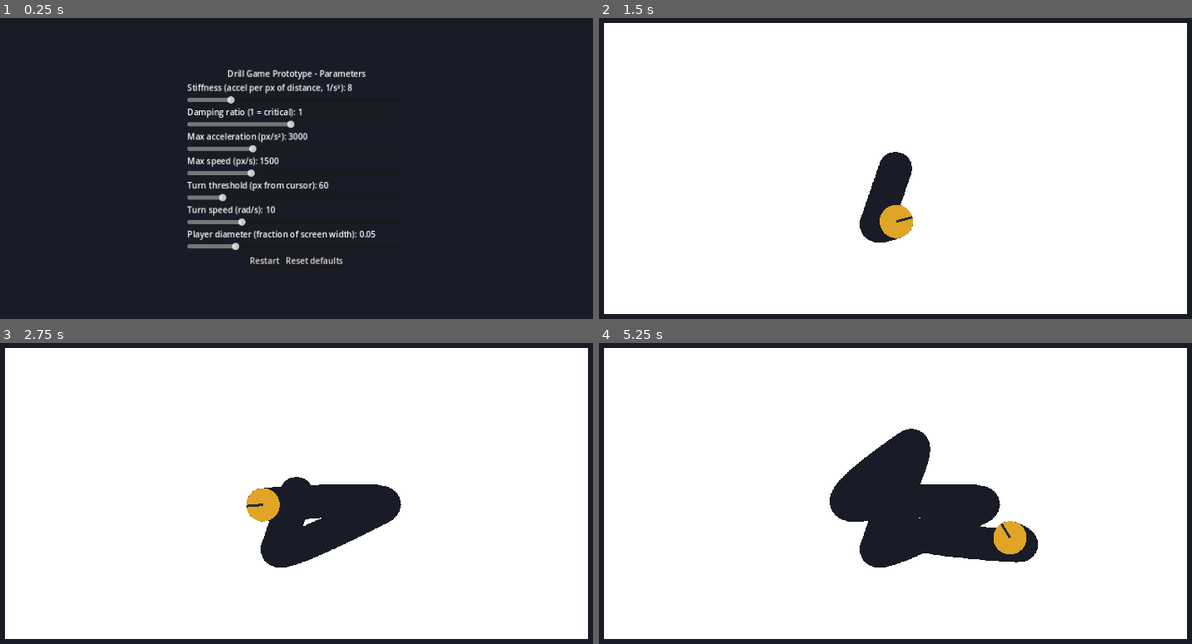
Above: before the commit, frames 1-4 (two rows, left to right).
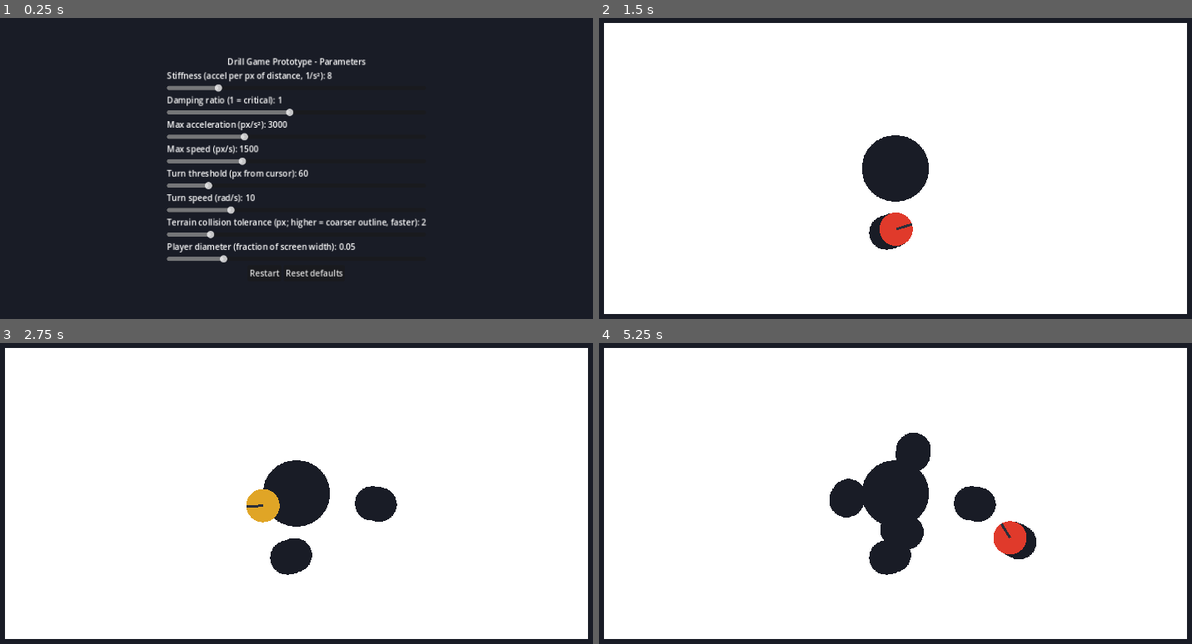
Above: after the commit, the same moments.

Repository: ooooonnnnn/Drill-Game-Prototypes
Game: Godot game, scene res://scenes/menu.tscn
Two runs of this game, one before a commit and one after it. Both use one fixed random seed, a clock stepped at 60 frames per second and the inputs below.
Inputs (mouse positions are in pixels of both pictures, inside the frame that each line leads up to):
- Up to frame 1 (0.25 s): no input
- Up to frame 2 (1.5 s): click "Restart" at 0.5 s; move the mouse to (1043, 150) at 1.27 s; click (1043, 150) at 1.42 s
- Up to frame 3 (2.75 s): move the mouse to (166, 511) at 2.02 s; click (166, 511) at 2.17 s
- Up to frame 4 (5.25 s): move the mouse to (960, 412) at 2.77 s; click (960, 412) at 2.92 s; move the mouse to (859, 568) at 3.52 s; click (859, 568) at 3.67 s; move the mouse to (1097, 550) at 4.27 s; click (1097, 550) at 4.42 s; move the mouse to (693, 436) at 5.02 s; click (693, 436) at 5.17 s

The runs differ from the first frame. In frame 1, 7.1% of the frame differs, in the area x 28-72%, y 13-86%; in frame 2, 2.2%; in frame 3, 3.0%; in frame 4, 4.1%.

Commit message:
Add terrain collision and hold-LMB drilling
Terrain is now a CPU-side image mask; collision is an estimated outline
(tolerance exposed in the menu) rebuilt when drilling stops.

Co-Authored-By: Claude Sonnet 5.5 <noreply@anthropic.com>
Claude-Session: https://claude.ai/code/session_01V1XftFDRck9EPuUJkE9aDA

Diff:
--- a/scenes/player.tscn
+++ b/scenes/player.tscn
@@ -3,6 +3,7 @@
 [ext_resource type="Script" path="res://scripts/player.gd" id="1"]
 
 [node name="Player" type="CharacterBody2D"]
+collision_mask = 2
 motion_mode = 1
 script = ExtResource("1")
 
--- a/scenes/terrain.tscn
+++ b/scenes/terrain.tscn
@@ -1,7 +1,6 @@
 [gd_scene load_steps=4 format=3]
 
 [ext_resource type="Script" path="res://scripts/terrain.gd" id="1"]
-[ext_resource type="Script" path="res://scripts/terrain_brush.gd" id="2"]
 [ext_resource type="Shader" path="res://shaders/terrain.gdshader" id="3"]
 
 [sub_resource type="ShaderMaterial" id="ShaderMaterial_terrain"]
@@ -11,14 +10,12 @@
 position = Vector2(80, 80)
 script = ExtResource("1")
 
-[node name="MaskViewport" type="SubViewport" parent="."]
-transparent_bg = true
-render_target_clear_mode = 1
-render_target_update_mode = 4
-
-[node name="Brush" type="Node2D" parent="MaskViewport"]
-script = ExtResource("2")
-
 [node name="Fill" type="ColorRect" parent="."]
 material = SubResource("ShaderMaterial_terrain")
 mouse_filter = 2
+
+[node name="Body" type="StaticBody2D" parent="."]
+collision_layer = 2
+collision_mask = 0
+
+[node name="CollisionShape2D" type="CollisionShape2D" parent="Body"]
--- a/scripts/params.gd
+++ b/scripts/params.gd
@@ -11,6 +11,7 @@
 	"max_speed": [1500.0, 100.0, 5000.0, 10.0, "Max speed (px/s)"],
 	"turn_threshold": [60.0, 0.0, 400.0, 1.0, "Turn threshold (px from cursor)"],
 	"turn_speed": [10.0, 0.5, 40.0, 0.5, "Turn speed (rad/s)"],
+	"collision_tolerance": [2.0, 0.5, 10.0, 0.1, "Terrain collision tolerance (px; higher = coarser outline, faster)"],
 	"size_fraction": [0.05, 0.01, 0.2, 0.005, "Player diameter (fraction of screen width)"],
 }
 
@@ -20,6 +21,7 @@
 var max_speed: float
 var turn_threshold: float
 var turn_speed: float
+var collision_tolerance: float
 var size_fraction: float
 
 
--- a/scripts/player.gd
+++ b/scripts/player.gd
@@ -5,7 +5,11 @@
 ## max_accel (so far from the cursor it is constant).
 
 const BODY_COLOR := Color("e0a526")
+const DRILL_COLOR := Color("e03a2b")
 const NOSE_COLOR := Color("2b2f3a")
+const TERRAIN_LAYER := 2
+
+var _drilling := false
 
 var radius := 20.0
 
@@ -31,7 +35,20 @@
 	queue_redraw()
 
 
+## The player drills only while the left mouse button is held.
+func is_drilling() -> bool:
+	return Input.is_mouse_button_pressed(MOUSE_BUTTON_LEFT)
+
+
 func _physics_process(delta: float) -> void:
+	# Drilling passes through terrain (the terrain erases itself around the
+	# player); otherwise terrain is solid.
+	var drilling := is_drilling()
+	collision_mask = 0 if drilling else TERRAIN_LAYER
+	if drilling != _drilling:
+		_drilling = drilling
+		queue_redraw()
+
 	var to_cursor := get_global_mouse_position() - global_position
 
 	var k := Params.stiffness
@@ -45,6 +62,6 @@
 
 
 func _draw() -> void:
-	draw_circle(Vector2.ZERO, radius, BODY_COLOR)
+	draw_circle(Vector2.ZERO, radius, DRILL_COLOR if _drilling else BODY_COLOR)
 	# Nose shows facing direction (+X is forward).
 	draw_line(Vector2.ZERO, Vector2(radius, 0.0), NOSE_COLOR, maxf(2.0, radius * 0.15))
--- a/scripts/terrain.gd
+++ b/scripts/terrain.gd
@@ -1,20 +1,93 @@
 extends Node2D
-## Destructible terrain: a white rectangle whose pixels become transparent
-## wherever the player has touched. The touched pixels are accumulated in a
-## SubViewport that is never cleared (see terrain_brush.gd) and used as a mask
-## by shaders/terrain.gdshader.
+## Destructible terrain. The authoritative state is a CPU-side RGBA image:
+## alpha 1 = solid, alpha 0 = drilled away. It is shown by shaders/terrain.gdshader
+## and turned into a collider (an estimated outline, simplified by
+## Params.collision_tolerance) whenever the player stops drilling.
+##
+## While drilling the player's terrain collision is off (see player.gd); the
+## collider is rebuilt on release, before collision is switched back on.
+
+const ERASE_MARGIN := 1.0 ## extra px erased around the player so it never starts inside solid terrain
+const START_CAVITY_FACTOR := 2.0 ## starting cavity radius, in player radii
 
 @export var player: Node2D
-@export var terrain_size := Vector2(1120, 560)
+@export var terrain_size := Vector2i(1120, 560)
 
-@onready var mask_viewport: SubViewport = $MaskViewport
-@onready var brush: Node2D = $MaskViewport/Brush
 @onready var fill: ColorRect = $Fill
+@onready var shape_node: CollisionShape2D = $Body/CollisionShape2D
+
+var _image: Image
+var _texture: ImageTexture
+var _outline := ConcavePolygonShape2D.new()
+var _prev := Vector2.INF
+var _texture_dirty := false
+var _collision_dirty := false
 
 
 func _ready() -> void:
-	mask_viewport.size = Vector2i(terrain_size)
-	fill.size = terrain_size
-	(fill.material as ShaderMaterial).set_shader_parameter("erase_mask", mask_viewport.get_texture())
-	brush.terrain = self
-	brush.player = player
+	_image = Image.create(terrain_size.x, terrain_size.y, false, Image.FORMAT_RGBA8)
+	_image.fill(Color.WHITE)
+
+	# Carve a starting cavity around the spot the player spawns in.
+	var spawn := get_viewport_rect().size / 2.0 - global_position
+	var player_radius := get_viewport_rect().size.x * Params.size_fraction / 2.0
+	_erase_circle(spawn, player_radius * START_CAVITY_FACTOR)
+
+	_texture = ImageTexture.create_from_image(_image)
+	fill.size = Vector2(terrain_size)
+	(fill.material as ShaderMaterial).set_shader_parameter("solid_mask", _texture)
+	shape_node.shape = _outline
+	_rebuild_collision()
+
+
+func _physics_process(_delta: float) -> void:
+	if player.is_drilling():
+		var pos := to_local(player.global_position)
+		var radius: float = player.radius + ERASE_MARGIN
+		var from := pos if _prev == Vector2.INF else _prev
+		# Stamp along the path so fast movement leaves no gaps.
+		var step := maxf(1.0, radius * 0.5)
+		var steps := ceili(from.distance_to(pos) / step)
+		for i in range(1, steps + 1):
+			_erase_circle(from.lerp(pos, float(i) / steps), radius)
+		_erase_circle(pos, radius)
+		_prev = pos
+		_texture_dirty = true
+		_collision_dirty = true
+	else:
+		_prev = Vector2.INF
+		if _collision_dirty:
+			_rebuild_collision()
+
+	if _texture_dirty:
+		_texture.update(_image)
+		_texture_dirty = false
+
+
+func _erase_circle(center: Vector2, radius: float) -> void:
+	var transparent := Color(1, 1, 1, 0)
+	for y in range(maxi(0, floori(center.y - radius)), mini(terrain_size.y, ceili(center.y + radius) + 1)):
+		var dy := y + 0.5 - center.y
+		var half_sq := radius * radius - dy * dy
+		if half_sq < 0.0:
+			continue
+		var half := sqrt(half_sq)
+		var x0 := maxi(0, floori(center.x - half))
+		var x1 := mini(terrain_size.x, ceili(center.x + half))
+		if x1 > x0:
+			_image.fill_rect(Rect2i(x0, y, x1 - x0, 1), transparent)
+
+
+func _rebuild_collision() -> void:
+	_collision_dirty = false
+	var bitmap := BitMap.new()
+	bitmap.create_from_image_alpha(_image, 0.5)
+	var polygons := bitmap.opaque_to_polygons(Rect2i(Vector2i.ZERO, bitmap.get_size()), Params.collision_tolerance)
+	var segments := PackedVector2Array()
+	for polygon in polygons:
+		for i in polygon.size():
+			segments.append(polygon[i])
+			segments.append(polygon[(i + 1) % polygon.size()])
+	shape_node.disabled = segments.is_empty()
+	if not segments.is_empty():
+		_outline.segments = segments
--- a/scripts/terrain_brush.gd
+++ /dev/null
@@ -1,25 +0,0 @@
-extends Node2D
-## Lives inside the mask SubViewport (which never clears). Each frame it draws
-## the player's footprint, plus a swept line from the previous position so fast
-## movement leaves no gaps. Drawn pixels accumulate in the mask.
-
-var terrain: Node2D
-var player: Node2D
-var _prev := Vector2.INF
-
-
-func _process(_delta: float) -> void:
-	queue_redraw()
-
-
-func _draw() -> void:
-	if terrain == null or player == null:
-		return
-	var pos := terrain.to_local(player.global_position)
-	var radius: float = player.get("radius")
-	if _prev == Vector2.INF:
-		_prev = pos
-	draw_line(_prev, pos, Color.WHITE, radius * 2.0)
-	draw_circle(_prev, radius, Color.WHITE)
-	draw_circle(pos, radius, Color.WHITE)
-	_prev = pos
--- a/shaders/terrain.gdshader
+++ b/shaders/terrain.gdshader
@@ -1,10 +1,9 @@
 shader_type canvas_item;
 
-// White terrain. Every pixel the player has touched is marked in erase_mask
-// (alpha = 1) and rendered fully transparent.
-uniform sampler2D erase_mask : filter_nearest;
+// White terrain. solid_mask's alpha is 1 where terrain is intact and 0 where
+// the player has drilled it away (transparent pixels).
+uniform sampler2D solid_mask : filter_nearest;
 
 void fragment() {
-	float erased = texture(erase_mask, UV).a;
-	COLOR = vec4(1.0, 1.0, 1.0, 1.0 - erased);
+	COLOR = vec4(1.0, 1.0, 1.0, texture(solid_mask, UV).a);
 }
